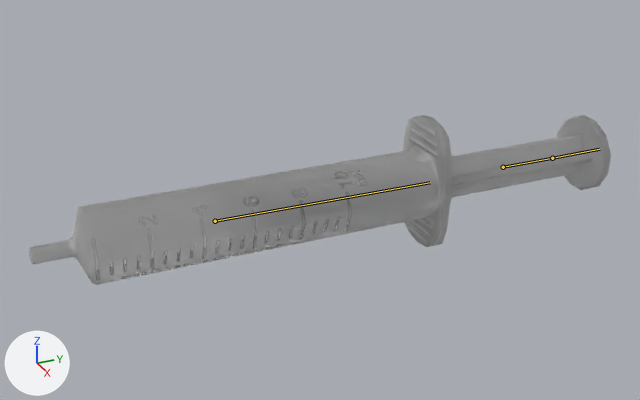
Two versions of the FBX model care-up/Assets/Resources_moved/Models/Syringe20Ml.fbx, one commit apart.
Both versions are drawn from a camera (50 mm lens) standing at (0.2493, -0.0751, 0.1253) and looking at (-0.0028, 0.0384, -0.0008). Arrows for +X, +Y and +Z are at lower left; the lights stay in place. Both versions are drawn at frame 624 of the action 'Syringe20Ml_Armature|_syringe20ml_AdminiserMedicineViaPEG_SQ2_L_Lib.001'; the numbers are the values there. The bones that bend it are drawn over the model as lines.

In view in the first picture: 'syringeBarrel', 'syringePlunger'.
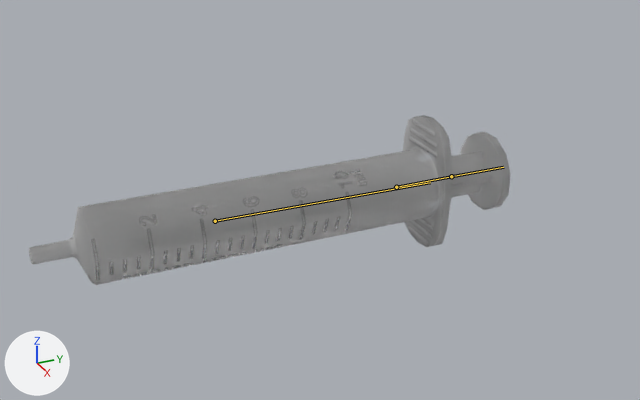
Changed parts and their boxes [x1, y1, x2, y2] in the pictures (640 x 400 px):
'syringePlunger', posed (8% taller): before [254, 115, 611, 234]; after [137, 131, 510, 260]
bone 'Bone.001', root to tip: before (503, 167) to (552, 158); after (396, 187) to (451, 176)

The change, as a diff of the scene's bpy script:
```diff
--- a/care-up/Assets/Resources_moved/Models/Syringe20Ml.fbx.py
+++ b/care-up/Assets/Resources_moved/Models/Syringe20Ml.fbx.py
@@ bone_bone_001 @@
 bone_bone_001 = bpy.data.objects['Syringe20Ml_Armature'].pose.bones['Bone.001']  # child of 'Bone'
-bone_bone_001.location = (0.0, 0.0311, -0.0001)
+bone_bone_001.location = (0.0, -0.0136, 0.0)
```
